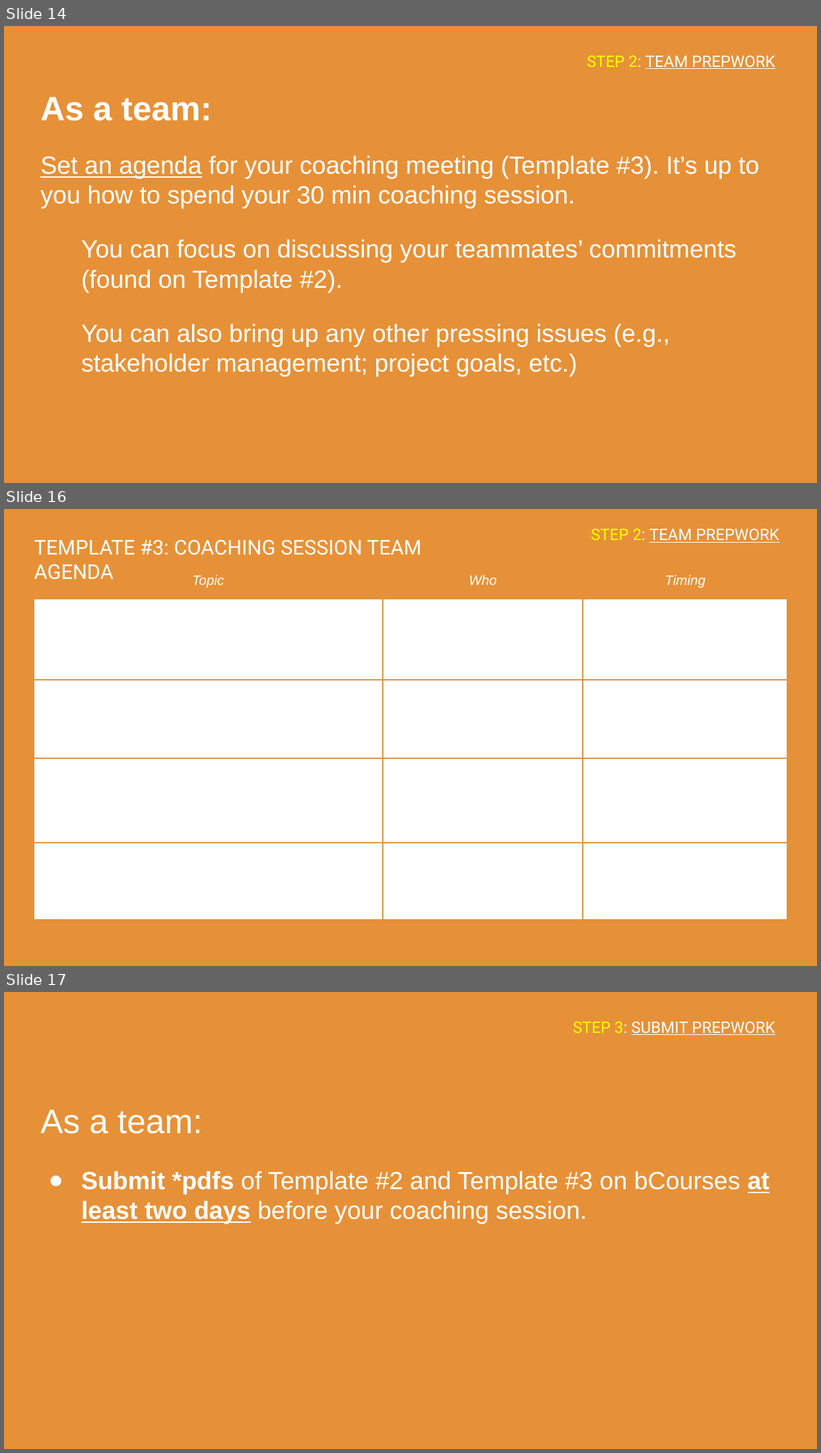
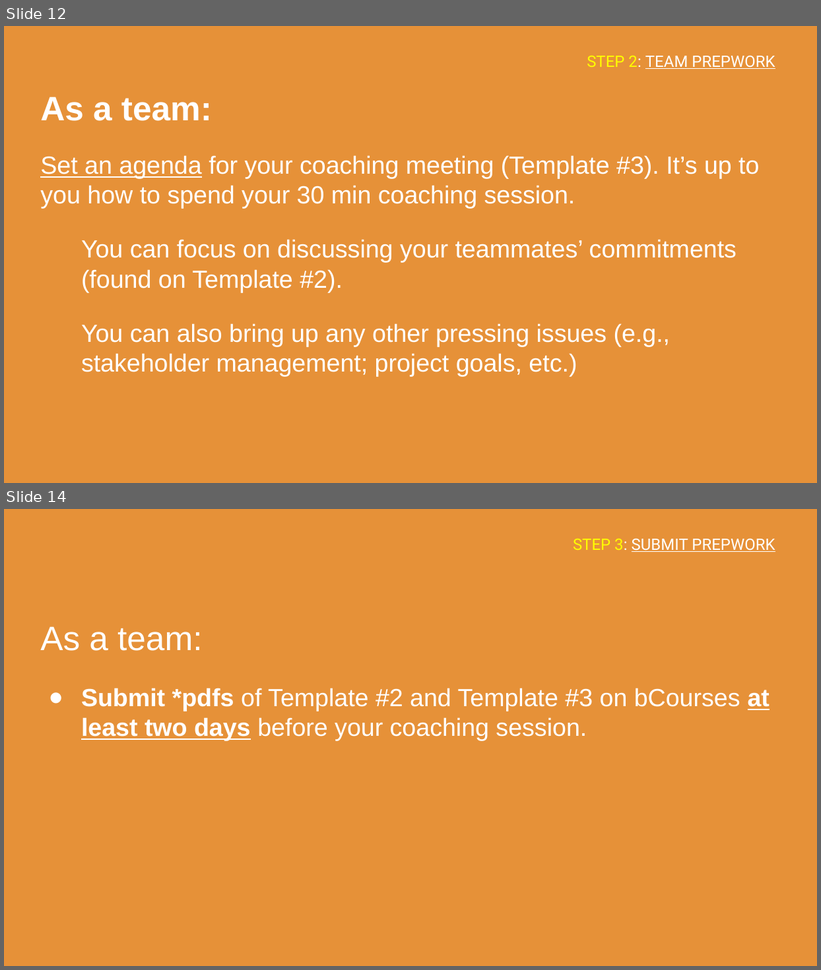
Before and after one commit to carlosnunezc94/Fire_Technologies, a slide deck: ENGIN_270K_Coaching/Module_1/E270K_Module_1.pptx. Shown one above the other, each under a label of ours: slides 14, 16 and 17 before the commit, slides 12 and 14 after it; the slides between them are not shown. The pictures are 821x1453 and 821x970 pixels, drawn with LibreOffice and Linux fonts; fonts in the diff are those of the drawing. Boxes give left, top, right and bottom in pixels: in the first picture for what was removed or moved away, otherwise in the second. Text is boxed around its words. In the diff, an @@ line names an element or a change of style, - is before the commit and + after.

```diff
--- a/ENGIN_270K_Coaching/Module_1/E270K_Module_1.pptx
+++ b/ENGIN_270K_Coaching/Module_1/E270K_Module_1.pptx
@@ slide 16 removed at (4, 509, 817, 966), background #E69138 @@
@@ title removed at (591, 528, 780, 543) @@
-STEP 2: TEAM PREPWORK
@@ title removed at (34, 540, 422, 580) @@
-TEMPLATE #3: COACHING SESSION TEAM AGENDA
@@ table removed at (33, 565, 788, 832), 5 rows, 3 columns @@
-Topic | Who | Timing
- |  | 
- |  | 
- |  | 
- |  | 
@@ what was slide 14 is now slide 12 @@
@@ what was slide 17 is now slide 14 @@
```
Also in this commit, not shown: 4 slides changed, 2 slides added, 4 other slides removed.
